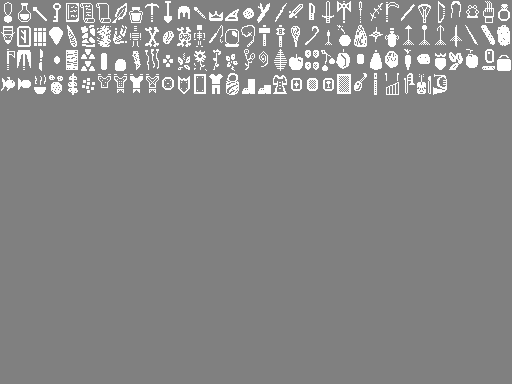
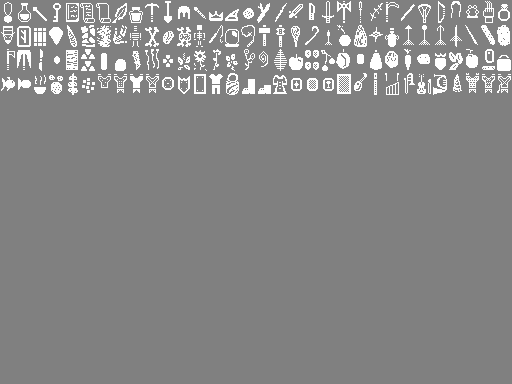
Two versions of the same layered image (512px x 384px). Layer-by-layer changes:
painted on "Background" over [left=417, top=73, right=511, bottom=93]
